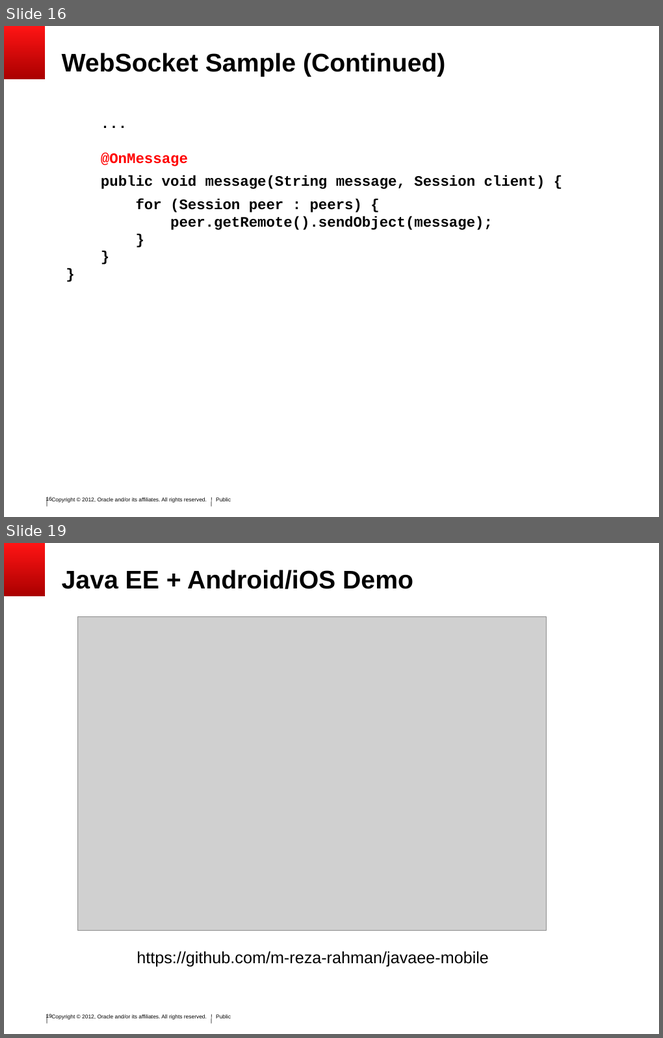
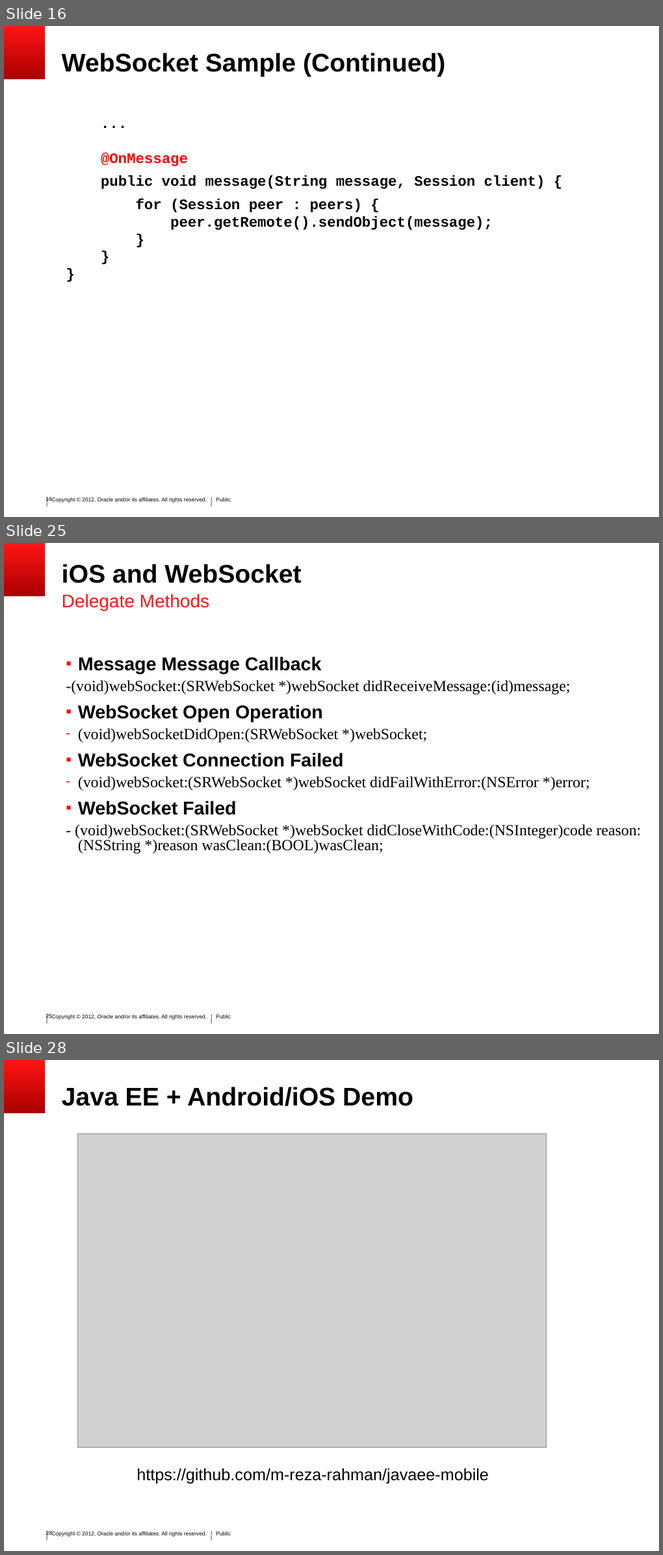
Before and after one commit to SoryBalde/javaee-mobile, a slide deck: javaee_mobile.ppt. Shown one above the other, each under a label of ours: slides 16 and 19 before the commit, slides 16, 25 and 28 after it; the slides between them are not shown. The pictures are 663x1038 and 663x1555 pixels, drawn with LibreOffice and Linux fonts; fonts in the diff are those of the drawing; grey boxes stand for pictures; background and template pictures are left out. Boxes give left, top, right and bottom in pixels: in the first picture for what was removed or moved away, otherwise in the second. Text is boxed around its words. In the diff, an @@ line names an element or a change of style, - is before the commit and + after.

Commit message:
Presentation update.

```diff
--- a/javaee_mobile.ppt
+++ b/javaee_mobile.ppt
@@ slide 25 added at (4,543,659,1034), background #FFFFFF; not listed: 6 template elements that a slide beside it also shows @@
@@ title added at (62,564,301,583), 28 pt, text #000000, bold @@
+iOS and WebSocket
@@ text added at (62,594,209,611), 20 pt, text #FF1414 @@
+Delegate Methods
@@ text added at (66,657,642,854), 17 pt, text #000000 @@
+▪ Message Message Callback
+-(void)webSocket:(SRWebSocket *)webSocket didReceiveMessage:(id)message;
+▪ WebSocket Open Operation
+– (void)webSocketDidOpen:(SRWebSocket *)webSocket;
+▪ WebSocket Connection Failed
+– (void)webSocket:(SRWebSocket *)webSocket didFailWithError:(NSError *)error;
+▪ WebSocket Failed
+- (void)webSocket:(SRWebSocket *)webSocket didCloseWithCode:(NSInteger)code reason:(NSString *)reason wasClean:(BOOL)wasClean;
@@ what was slide 19 is now slide 28 @@
@@ page number at (46,1531,52,1536): text changed @@
-19
+28
```
Also in this commit, not shown: 11 other slides added, 2 slides removed.
